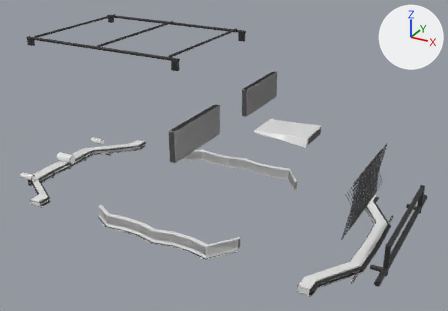
What one commit did to the glTF model veiculos/sketchfab/pecas/jipe-capota/jipe-capota_pecas.glb.
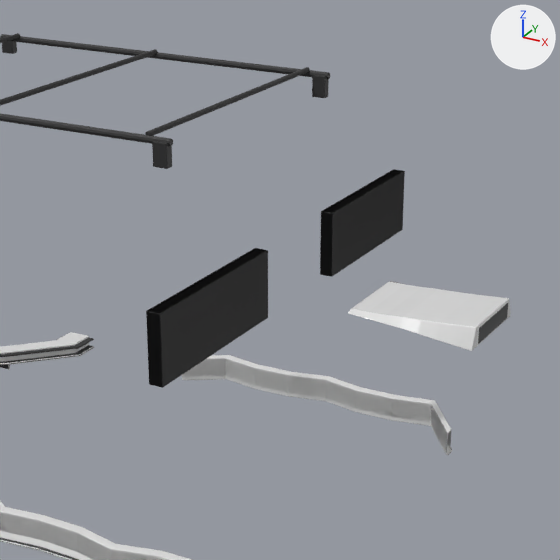
Each version is shown whole from a camera (50 mm lens) standing at (2.89, -4.85, 3.27) and looking at (0.23, -0.02, 0.85), then close up on the part from 24% to 76% of the width and 0% to 76% of the height. Arrows for +X, +Y and +Z are at upper right; the lights stay in place. The first two pictures are the older version. Vertices at exactly the same position are counted once.

The scene before the commit, as lines of its bpy script (objects in view):
```python
me_retrovisor__cromado = bpy.data.meshes.new('retrovisor__cromado')
me_retrovisor__cromado.from_pydata(...)  # 112 vertices, 216 faces; spans x 0.26..0.32, y -0.99..0.98, z 1.17..1.45
me_retrovisor__cromado.materials.append(mat_cromado)  # white #e7e7e7
me_retrovisor__preto = bpy.data.meshes.new('retrovisor__preto')
me_retrovisor__preto.from_pydata(...)  # 112 vertices, 216 faces; spans x 0.26..0.32, y -0.99..0.98, z 1.17..1.45
me_retrovisor__preto.materials.append(mat_chassi)  # black #2c2c2d
me_teto__bagageiro = bpy.data.meshes.new('teto__bagageiro')
me_teto__bagageiro.from_pydata(...)  # 524 vertices, 1012 faces; spans x -1.58..0.13, y -0.62..0.62, z 1.83..1.95
me_teto__bagageiro.materials.append(mat_chassi)  # black #2c2c2d
ob_retrovisor__cromado = bpy.data.objects.new('retrovisor__cromado', me_retrovisor__cromado)
ob_retrovisor__cromado.location = (0.0, 0.0, 0.0)
ob_retrovisor__preto = bpy.data.objects.new('retrovisor__preto', me_retrovisor__preto)
ob_retrovisor__preto.location = (0.0, 0.0, 0.0)
ob_teto__bagageiro = bpy.data.objects.new('teto__bagageiro', me_teto__bagageiro)
ob_teto__bagageiro.location = (0.0, 0.0, 0.0)
# also in view: 'saia__esportiva' at (0.0, 0.0, 0.35); 'bumper_rear__esportivo' at (-1.65, 0.0, 0.3); 'hood__tomada' at (0.88, 0.0, 1.23); 'saia__lisa' at (0.0, 0.0, 0.36)
```
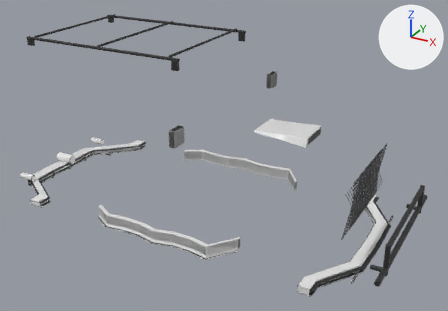
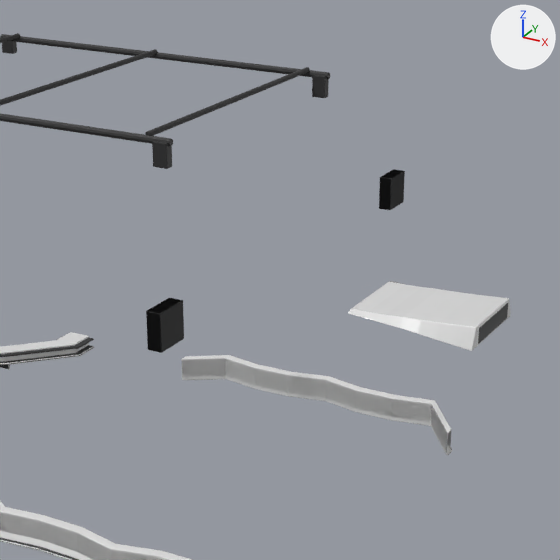
Commit message: Limita a capa do retrovisor à cabeça do espelho

Where the change shows, as pixel boxes [x1, y1, x2, y2] in the close-ups (560 x 560 px; the box of a moved part takes in the faces that stretch with it):
'retrovisor__preto', reshaped (not visible afterwards)
    before: [146, 169, 405, 388]
part 1 of me_retrovisor__cromado, moved or reshaped (not visible before)
    after: [379, 169, 405, 210]
part 2 of me_retrovisor__cromado, moved or reshaped (not visible before)
    after: [148, 298, 184, 353]
part 3 of me_retrovisor__preto, moved or reshaped (not visible afterwards)
    before: [320, 169, 405, 277]
part 4 of me_retrovisor__preto, moved or reshaped (not visible afterwards)
    before: [148, 248, 268, 388]

Patch to the scene script:
```diff
--- a/veiculos/sketchfab/pecas/jipe-capota/jipe-capota_pecas.glb.py
+++ b/veiculos/sketchfab/pecas/jipe-capota/jipe-capota_pecas.glb.py
@@ me_retrovisor__cromado @@
 # used by ob_retrovisor__cromado; location = (0.0, 0.0, 0.0)
-me_retrovisor__cromado.from_pydata(...)  # 112 vertices, 216 faces; spans x 0.26..0.32, y -0.99..0.98, z 1.17..1.45
+me_retrovisor__cromado.from_pydata(...)  # 112 vertices, 216 faces; spans x 0.26..0.32, y -0.99..0.98, z 1.3..1.45
+# me_retrovisor__cromado part 1: the loose piece of 56 vertices spanning x 0.26..0.32, y 0.28..0.98, z 1.17..1.45 is scaled about its middle by (1, 0.2, 0.521), then moved by (0.0, 0.28, 0.06)
+# me_retrovisor__cromado part 2: the loose piece of 56 vertices spanning x 0.26..0.31, y -0.99..-0.24, z 1.17..1.45 is scaled about its middle by (1, 0.193, 0.521), then moved by (0.0, -0.3, 0.06)
 me_retrovisor__cromado.materials.append(mat_cromado)
@@ me_retrovisor__preto @@
 # used by ob_retrovisor__preto; location = (0.0, 0.0, 0.0)
-me_retrovisor__preto.from_pydata(...)  # 112 vertices, 216 faces; spans x 0.26..0.32, y -0.99..0.98, z 1.17..1.45
+me_retrovisor__preto.from_pydata(...)  # 112 vertices, 216 faces; spans x 0.26..0.32, y -0.99..0.98, z 1.3..1.45
+# me_retrovisor__preto part 3: the loose piece of 56 vertices spanning x 0.26..0.32, y 0.28..0.98, z 1.17..1.45 is scaled about its middle by (1, 0.2, 0.521), then moved by (0.0, 0.28, 0.06)
+# me_retrovisor__preto part 4: the loose piece of 56 vertices spanning x 0.26..0.31, y -0.99..-0.24, z 1.17..1.45 is scaled about its middle by (1, 0.193, 0.521), then moved by (0.0, -0.3, 0.06)
 me_retrovisor__preto.materials.append(mat_chassi)
```
